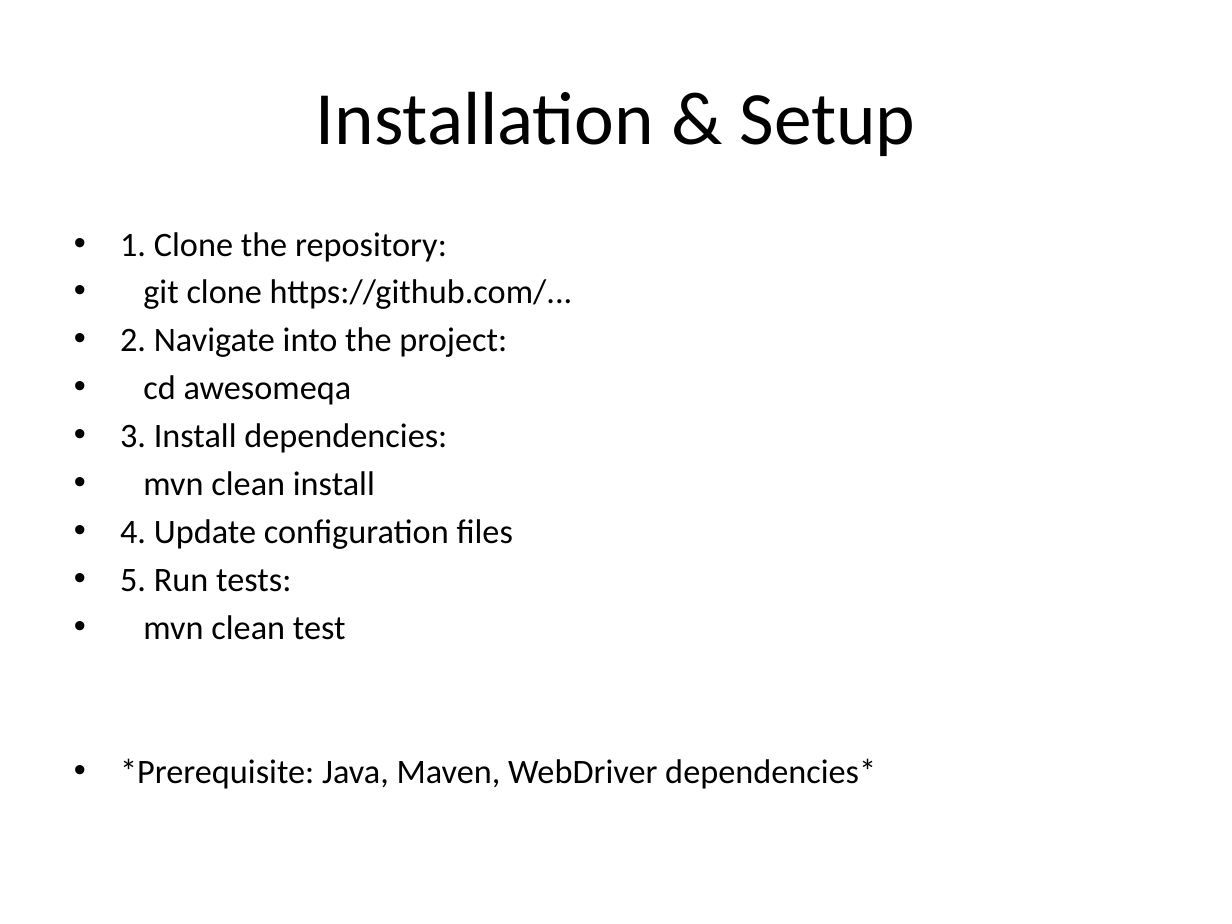
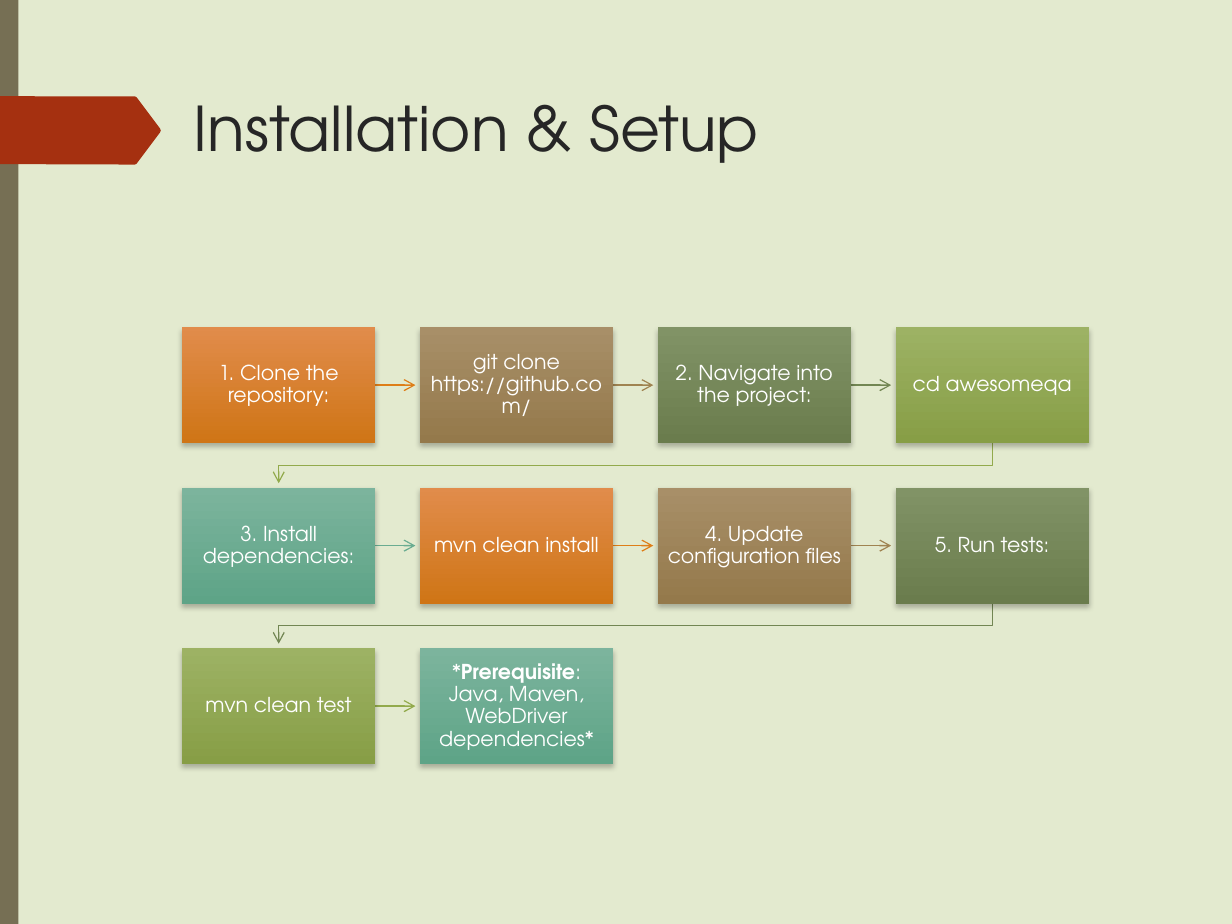
Before and after one commit to salmasayed372002/WEB-AUTOMATION-, a slide deck: slide 7 of AwesomeQa_Automation_Presentation.pptx (slide 6 before the commit). Drawn at 1232x924 pixels with LibreOffice and Linux fonts; fonts in the diff are those of the drawing. Boxes give left, top, right and bottom in pixels: in the first picture for what was removed or moved away, otherwise in the second. Text is boxed around its words. In the diff, an @@ line names an element or a change of style, - is before the commit and + after.

Commit message:
update presentation

```diff
--- a/AwesomeQa_Automation_Presentation.pptx
+++ b/AwesomeQa_Automation_Presentation.pptx
@@ background #FFFFFF to gradient #FFFFFF to #DFE8C4 @@
@@ rectangle added at (0,0,25,924), fill #766F54 @@
@@ rectangle added at (0,0,1232,924), fill #E3EACF @@
@@ rectangle added at (0,0,18,924), fill #766F54 @@
@@ title "Installation & Setup": place and size @@
-title "Installation & Setup" at (316,91,915,156)
+title "Installation & Setup" at (194,104,759,163)
@@ title "Installation & Setup" at (194,104,759,163): size 44 to 36 pt, font Calibri to TeX Gyre Adventor, text colour #000000 to #262626; alignment centre to left; vertical alignment middle to top @@
@@ freeform shape added at (0,96,184,165), fill #A53010 @@
@@ freeform shape added at (0,96,160,164), fill #A53010 @@
@@ text removed at (120,232,876,789) @@
-• 1. Clone the repository:
-• git clone https://github.com/...
-• 2. Navigate into the project:
-• cd awesomeqa
-• 3. Install dependencies:
-• mvn clean install
-• 4. Update configuration files
-• 5. Run tests:
-• mvn clean test
-• *Prerequisite: Java, Maven, WebDriver dependencies*
@@ group added at (182,328,1089,764): 10 rectangles, 10 texts, 9 freeform shapes @@
+1. Clone the repository:
+git clone https://github.com/
+2. Navigate into the project:
+cd awesomeqa
+3. Install dependencies:
+mvn clean install
+4. Update configuration files
+5. Run tests:
+mvn clean test
+*Prerequisite: Java, Maven, WebDriver dependencies*
@@ group added at (0,347,132,924): 5 freeform shapes @@
@@ group added at (2,0,160,924): 5 freeform shapes @@
```
Also in this commit, not shown: 7 other slides changed, 5 slides added, 4 slides removed, 3 other files.
